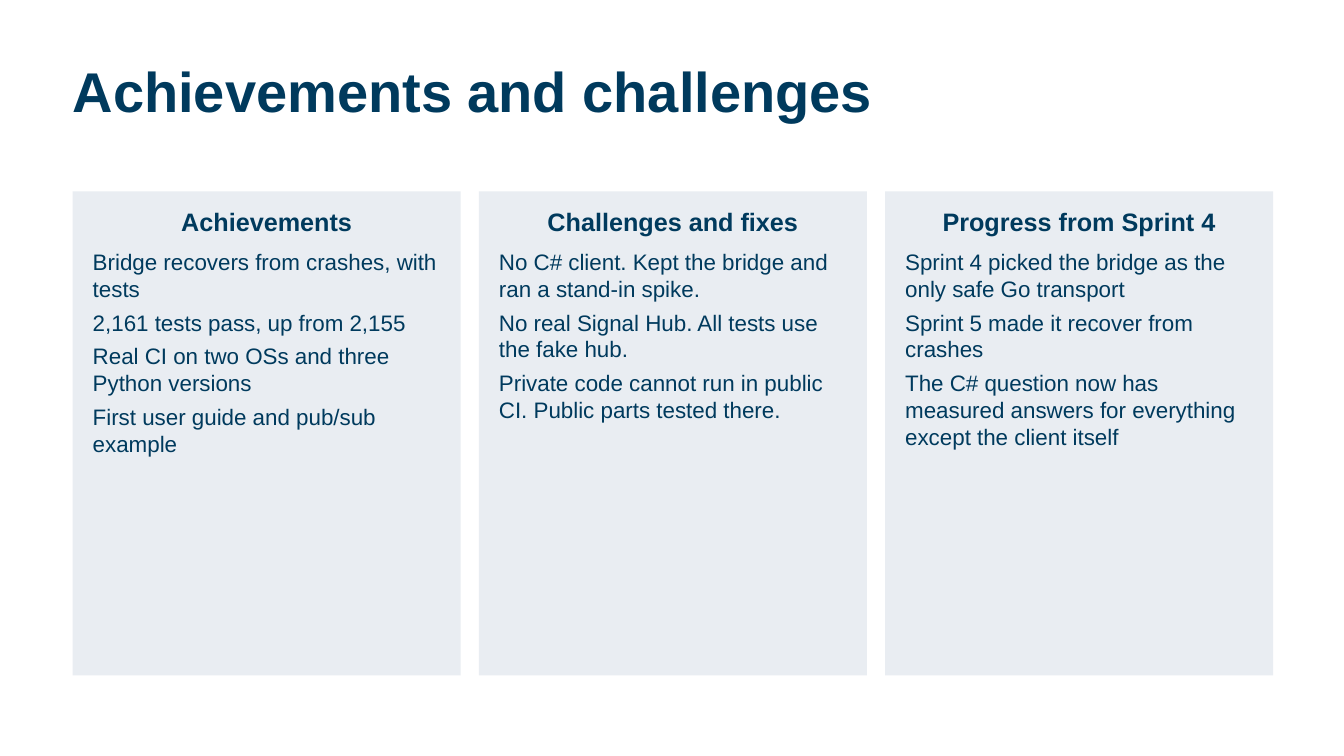
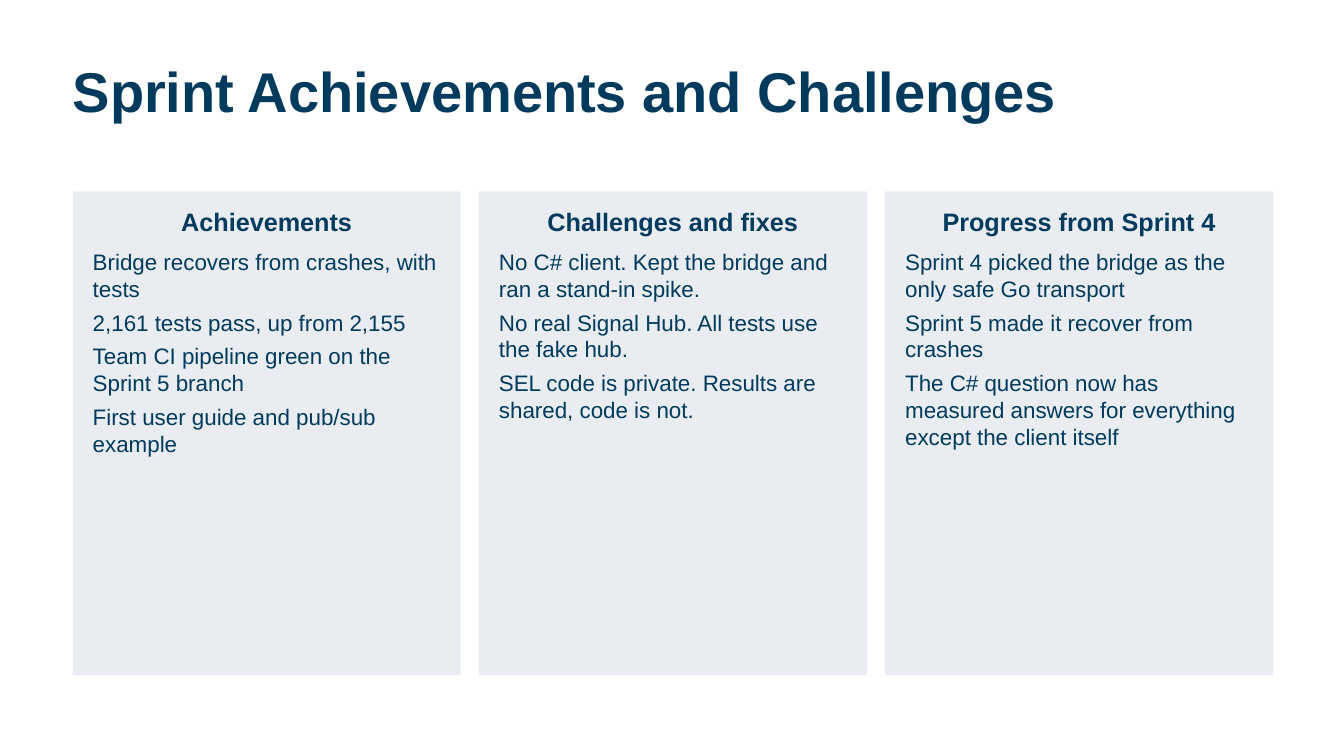
Before and after one commit to calebh13/sel-blueframe-sdk, a slide deck: slide 15 of Sprints/Sprint_5/Sprint 5 Presentation.pptx. Drawn at 1344x756 pixels with LibreOffice and Linux fonts; fonts in the diff are those of the drawing. Boxes give left, top, right and bottom in pixels: in the first picture for what was removed or moved away, otherwise in the second. Text is boxed around its words. In the diff, an @@ line names an element or a change of style, - is before the commit and + after.

Commit message:
Sprint 5 slides follow the video template, Darron placeholders

```diff
--- a/Sprints/Sprint_5/Sprint 5 Presentation.pptx
+++ b/Sprints/Sprint_5/Sprint 5 Presentation.pptx
@@ title at (73, 71, 1056, 122): text changed @@
-Achievements and challenges
+Sprint Achievements and Challenges
@@ text in rectangle at (93, 347, 391, 396): text changed @@
-Real CI on two OSs and three Python versions
+Team CI pipeline green on the Sprint 5 branch
@@ text in rectangle at (499, 374, 815, 421): text changed @@
-Private code cannot run in public CI. Public parts tested there.
+SEL code is private. Results are shared, code is not.
```
Also in this commit, not shown: 14 other slides changed, 1 other file.
